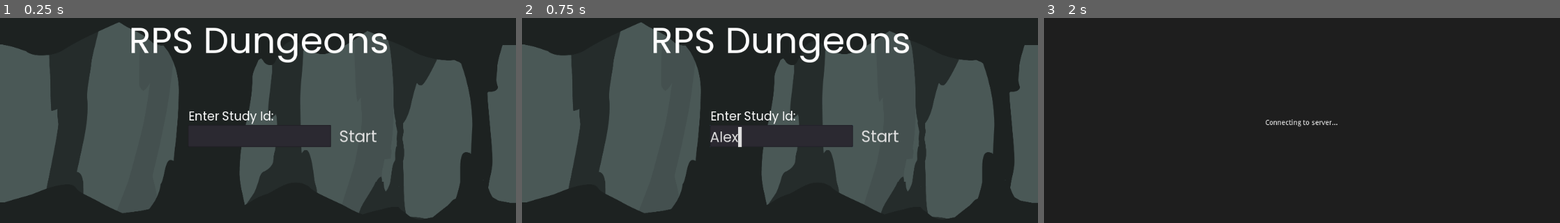
Above: before the commit, frames 1-3 (left to right).
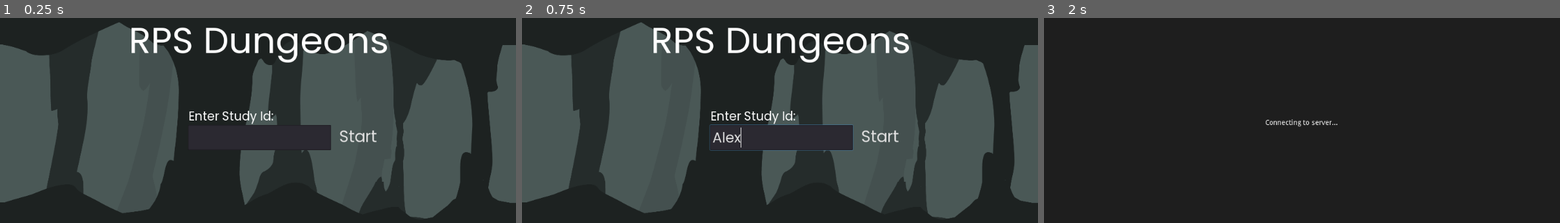
Above: after the commit, the same moments.

Repository: AttacktoWin/cmput-399
Game: Godot game, scene res://Scenes/Title.tscn
Same seed, same stepped clock (60 frames per second), same inputs: the game is played once before the commit and once after it.
Inputs (mouse positions are in pixels of both pictures, inside the frame that each line leads up to):
- Up to frame 1 (0.25 s): no input
- Up to frame 2 (0.75 s): click (780, 136) at 0.52 s; type "Alex" at 0.6 s
- Up to frame 3 (2 s): click "Start" at 1.25 s

The runs differ from the first frame. In frame 1, 0.2% of the frame differs, in the area x 46-65%, y 62-65%; in frame 2, 0.6%, in the area x 36-65%, y 51-65%; in frame 3, nothing differs.

Commit message:
Working panels, canvas layers, and indicator

Diff:
--- a/Scenes/Classes/PossibilitiesPanel.tscn
+++ b/Scenes/Classes/PossibilitiesPanel.tscn
@@ -2,10 +2,9 @@
 
 [ext_resource path="res://Scripts/PossibilitiesPanel.gd" type="Script" id=1]
 
-[node name="Panel" type="ColorRect"]
+[node name="Panel" type="Container"]
 margin_right = 150.0
 margin_bottom = 30.0
-color = Color( 0, 0, 0, 1 )
 script = ExtResource( 1 )
 
 [node name="Text" type="RichTextLabel" parent="."]
--- a/Scenes/State.tscn
+++ b/Scenes/State.tscn
@@ -28,12 +28,14 @@
 [node name="TextureRect" type="TextureRect" parent="."]
 margin_right = 1024.0
 margin_bottom = 600.0
+mouse_filter = 2
 texture = ExtResource( 9 )
 expand = true
 
 [node name="ColorRect" type="ColorRect" parent="."]
 margin_right = 1024.0
 margin_bottom = 600.0
+mouse_filter = 2
 color = Color( 0, 0, 0, 0.360784 )
 
 [node name="Client" type="Node" parent="."]
@@ -44,6 +46,7 @@
 margin_top = 129.0
 margin_right = 223.0
 margin_bottom = 279.0
+mouse_filter = 2
 
 [node name="Cell" parent="." instance=ExtResource( 3 )]
 
@@ -79,19 +82,32 @@
 
 [node name="Units" type="Node" parent="."]
 
+[node name="Tween" type="Tween" parent="."]
+
 [node name="UnitPanel" parent="." instance=ExtResource( 8 )]
-margin_left = 285.0
-margin_top = 455.0
-margin_right = 1161.0
-margin_bottom = 731.0
-rect_scale = Vector2( 0.5, 0.5 )
+margin_left = 351.0
+margin_top = 488.0
+margin_right = 1227.0
+margin_bottom = 764.0
+rect_scale = Vector2( 0.4, 0.4 )
+mouse_filter = 2
+primary = true
+
+[node name="UnitPanel2" parent="." instance=ExtResource( 8 )]
+margin_left = 529.0
+margin_top = 606.0
+margin_right = 1405.0
+margin_bottom = 882.0
+rect_scale = Vector2( 0.4, 0.4 )
+mouse_filter = 2
 
 [node name="SelectedIndicator" type="TextureRect" parent="."]
-visible = false
-margin_left = -32.0
-margin_top = -96.0
-margin_right = 32.0
-margin_bottom = -32.0
+margin_left = -22.0
+margin_top = -79.0
+margin_right = 42.0
+margin_bottom = -15.0
+rect_scale = Vector2( 0.7, 0.7 )
+mouse_filter = 2
 texture = SubResource( 1 )
 expand = true
 
@@ -101,6 +117,7 @@
 light_mask = 3
 margin_right = 1028.0
 margin_bottom = 605.0
+mouse_filter = 1
 color = Color( 0.121569, 0.121569, 0.121569, 1 )
 
 [node name="Text" type="RichTextLabel" parent="CanvasLayer/ConnectingText"]
@@ -109,6 +126,7 @@
 anchor_bottom = 0.5
 margin_right = 1023.0
 margin_bottom = 18.0
+mouse_filter = 1
 bbcode_enabled = true
 bbcode_text = "[center]Connecting to server...[/center]"
 text = "Connecting to server..."
--- a/Scenes/Title.tscn
+++ b/Scenes/Title.tscn
@@ -58,15 +58,13 @@
 text = "RPS Dungeons"
 fit_content_height = true
 
-[node name="TextBox" type="TextEdit" parent="CanvasLayer"]
+[node name="TextBox" type="LineEdit" parent="CanvasLayer"]
 margin_left = 373.0
 margin_top = 314.0
 margin_right = 657.0
 margin_bottom = 358.0
 theme = SubResource( 8 )
 context_menu_enabled = false
-drag_and_drop_selection_enabled = false
-caret_block_mode = true
 caret_blink = true
 
 [node name="Button" type="Button" parent="CanvasLayer"]
--- a/Scripts/Cell.gd
+++ b/Scripts/Cell.gd
@@ -59,12 +59,16 @@
 func _on_cell_hovered(cell_x: int, cell_y: int):
 	if (!(cell_x == self.x && cell_y == self.y) && !([cell_x, cell_y] in self.nbrs)):
 		if (self.current_state == state.threatened):
-			self.current_state = state.default
+			if (State.selected_unit != null && [State.selected_unit.x, State.selected_unit.y] in self.nbrs):
+				for unit in State.get_player_units():
+					if (unit.x == self.x && unit.y == self.y):
+						self.current_state = state.default
+						return
+				self.current_state = state.movement
+			else:
+				self.current_state = state.default
 		return
-	var enemies := []
-	var state_node := get_parent()
-	if is_instance_valid(state_node):
-		enemies = state_node.get_enemy_units()
+	var enemies = State.get_enemy_units()
 
 	if (cell_x == self.x && cell_y == self.y):
 		var possibilities := []
@@ -86,8 +90,7 @@
 
 		if (len(possibilities) == 0):
 			possibilities.append("No battles.")
-		if is_instance_valid(state_node):
-			state_node.possibilities = possibilities
+		State.possibilities = possibilities
 	else:
 		for enemy in enemies:
 			if (enemy.x == cell_x && enemy.y == cell_y):
@@ -95,8 +98,17 @@
 				self.current_state = state.threatened
 				return
 
-		self.current_state = state.default
+		if (State.selected_unit != null && [State.selected_unit.x, State.selected_unit.y] in self.nbrs):
+			for unit in State.get_player_units():
+				if (unit.x == self.x && unit.y == self.y):
+					self.current_state = state.default
+					return
+				self.current_state = state.movement
+		else:
+			self.current_state = state.default
 
 
 func _on_mouse_entered():
+	if (State.current_phase != State.phase_enum.select_unit && State.current_phase != State.phase_enum.select_cell):
+		return
 	emit_signal("cell_hovered", self.x, self.y)
--- a/Scripts/PossibilitiesPanel.gd
+++ b/Scripts/PossibilitiesPanel.gd
@@ -1,10 +1,8 @@
-extends ColorRect
+extends Container
 
 
-# Declare member variables here. Examples:
-# var a = 2
-# var b = "text"
-
+const RADIUS = 27
+const POSITION = Vector2(-12,-12)
 onready var text = $Text
 
 # Called when the node enters the scene tree for the first time.
@@ -18,3 +16,15 @@
 
 func _on_Text_resized():
 	self.rect_size.y = text.rect_size.y
+
+func _draw():
+	var style_box = StyleBoxFlat.new()
+	style_box.set_corner_radius_all(RADIUS)
+	style_box.bg_color = Color(0, 0, 0)
+	style_box.border_color = Color(1, 1, 1)
+	style_box.border_width_top = 3
+	style_box.border_width_right = 3
+	style_box.border_width_bottom = 3
+	style_box.border_width_left = 3
+
+	draw_style_box(style_box, Rect2(POSITION, self.rect_size + Vector2(24, 24)))
--- a/Scripts/Selector.gd
+++ b/Scripts/Selector.gd
@@ -16,6 +16,8 @@
 	emit_signal("cell_hovered", new_vector.x, new_vector.y)
 
 func _input(event):
+	if (State.current_phase != State.phase_enum.select_unit && State.current_phase != State.phase_enum.select_cell):
+		return
 	if (event.is_action_pressed("up")):
 		if (self.coordinate_vector.y != 0):
 			self.coordinate_vector = self.coordinate_vector + Vector2(0, -1)
--- a/Scripts/State.gd
+++ b/Scripts/State.gd
@@ -23,7 +23,8 @@
 onready var selector = $Selector
 onready var selected_indicator = $SelectedIndicator
 onready var panel = $Panel
-onready var unit_panel = $UnitPanel
+onready var primary_unit_panel = $UnitPanel
+onready var secondary_unit_panel = $UnitPanel2
 
 
 # Called when the node enters the scene tree for the first time.
@@ -34,23 +35,30 @@
 	for child in self.get_children():
 		if child is Cell:
 			child.connect("cell_hovered", self, "_on_cell_hovered")
-			child.connect("cell_hovered", unit_panel, "_on_cell_hovered")
+			child.connect("cell_hovered", primary_unit_panel, "_on_cell_hovered")
+			child.connect("cell_hovered", secondary_unit_panel, "_on_cell_hovered")
 			# Change cell hovered using keyboard controls
 			selector.connect("cell_hovered", child, "_on_cell_hovered")
-	selector.connect("cell_hovered", unit_panel, "_on_cell_hovered")
+	selector.connect("cell_hovered", primary_unit_panel, "_on_cell_hovered")
+	selector.connect("cell_hovered", secondary_unit_panel, "_on_cell_hovered")
 	self._client.connect("packet_data", self, "_update_state_from_packet")
 	self._client.connect("client_connected", self, "_on_client_connected")
 	connect("possibilities_changed", self.panel, "_on_possibilities_changed")
 
 func _input(event):
 	if (event.is_action_pressed("accept")):
+		if (_client.study_id == ""):
+			return
 		match self.current_phase:
 			phase_enum.select_unit:
 				for unit in self.get_player_units():
 					if (unit.x == selector.coordinate_vector.x && unit.y == selector.coordinate_vector.y):
 						self.selected_unit = unit
-						selected_indicator.rect_position = Vector2(100* unit.x - 32, 100 * unit.y - 96)
+						selected_indicator.rect_position = Vector2(100 * unit.x, 100 * unit.y) + Vector2(378, 121)
 						selected_indicator.visible = true
+						$Tween.interpolate_property(primary_unit_panel, "rect_position", primary_unit_panel.rect_position, primary_unit_panel.rect_position - Vector2(219, 0), 0.15)
+						$Tween.interpolate_property(secondary_unit_panel, "rect_position", secondary_unit_panel.rect_position, secondary_unit_panel.rect_position - Vector2(0, 118), 0.15)
+						$Tween.start()
 						self.current_phase = phase_enum.select_cell
 						break
 			phase_enum.select_cell:
@@ -80,6 +88,9 @@
 			phase_enum.select_cell:
 				self.selected_unit = null
 				self.selected_indicator.visible = false
+				$Tween.interpolate_property(primary_unit_panel, "rect_position", primary_unit_panel.rect_position, primary_unit_panel.rect_position + Vector2(219, 0), 0.15)
+				$Tween.interpolate_property(secondary_unit_panel, "rect_position", secondary_unit_panel.rect_position, secondary_unit_panel.rect_position + Vector2(0, 118), 0.15)
+				$Tween.start()
 				self.current_phase = phase_enum.select_unit
 
 
@@ -87,6 +98,7 @@
 	self._client.study_id = id
 
 func _on_client_connected():
+	selector.coordinate_vector = Vector2(0, 0)
 	self.current_phase = phase_enum.select_unit
 	$CanvasLayer.queue_free()
 
@@ -108,15 +120,6 @@
 func _set_possibilities(new_possibilities: Array):
 	possibilities = new_possibilities
 	emit_signal("possibilities_changed", new_possibilities)
-
-func resolve_turn(chosen_unit: String, direction: String):
-	var units = self.units_node.get_children()
-	var chosen_index := -1
-	for i in range(len(units)):
-		if units[i].unit_name == chosen_unit:
-			chosen_index = i
-			break
-	self._client._send_packet(units, self.player_points, self.enemy_points, chosen_index, direction)
 
 func get_units():
 	return units_node.get_children()
--- a/Scripts/Title.gd
+++ b/Scripts/Title.gd
@@ -18,7 +18,9 @@
 # Called every frame. 'delta' is the elapsed time since the previous frame.
 #func _process(delta):
 #	pass
-
+func _input(event):
+	if (event is InputEventKey && event.scancode == KEY_ENTER):
+		_on_Button_pressed()
 
 func _on_Button_pressed():
 	if (text_box.text.length() > 0):
--- a/Scripts/UnitPanel.gd
+++ b/Scripts/UnitPanel.gd
@@ -13,6 +13,7 @@
 export (UnitEnum) var displayed_unit setget _set_displayed_unit
 onready var unit_display = $UnitDisplay
 export(int, 1, 10) var max_health = 5
+export var primary := false
 
 var unit_name := "" setget _set_unit_name
 onready var unit_name_label = $VBoxContainer/UnitName
@@ -46,26 +47,30 @@
 
 	draw_style_box(style_box, Rect2(POSITION, SIZE))
 
+func _display_unit_info(unit: Unit):
+	match unit.weapon:
+		0:
+			self.displayed_unit = UnitEnum.rock
+		1:
+			self.displayed_unit = UnitEnum.paper
+		2:
+			self.displayed_unit = UnitEnum.scissors
+		_:
+			self.displayed_unit = UnitEnum.none
+	self.unit_name = unit.unit_name
+	self.unit_health = unit.hp
+	$VBoxContainer/HealthBarContainer.visible = true
+	$VBoxContainer/HealthCount.visible = true
+
 func _on_cell_hovered(cell_x: int, cell_y: int):
-	var state = get_node("/root/State")
-	var units := []
-	if (is_instance_valid(state)):
-		units = state.get_units()
+	if (primary && State.selected_unit != null):
+		_display_unit_info(State.selected_unit)
+		return
+	var units = State.get_units()
+
 	for unit in units:
 		if (unit.x == cell_x && unit.y == cell_y):
-			match unit.weapon:
-				0:
-					self.displayed_unit = UnitEnum.rock
-				1:
-					self.displayed_unit = UnitEnum.paper
-				2:
-					self.displayed_unit = UnitEnum.scissors
-				_:
-					self.displayed_unit = UnitEnum.none
-			self.unit_name = unit.unit_name
-			self.unit_health = unit.hp
-			$VBoxContainer/HealthBarContainer.visible = true
-			$VBoxContainer/HealthCount.visible = true
+			_display_unit_info(unit)
 			return
 	self.displayed_unit = UnitEnum.none
 	self.unit_name = "Empty Cell"
